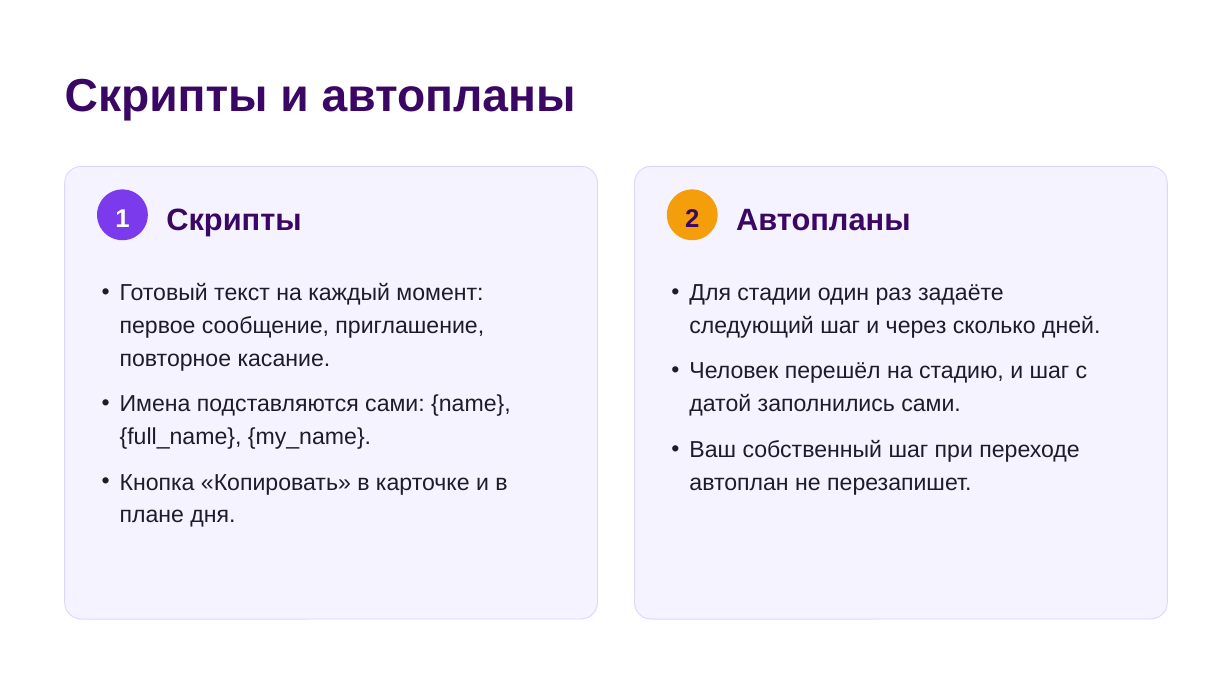
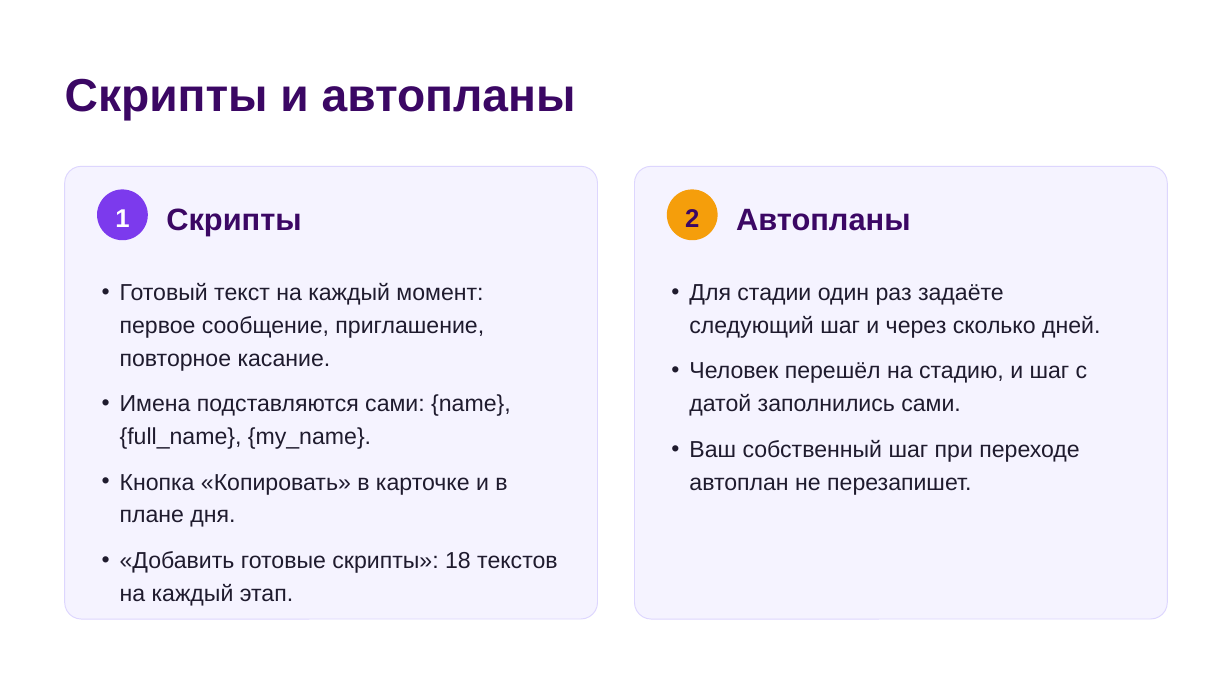
Before and after one commit to andreiyasinski89/Eagle-Control, a slide deck: slide 8 of public/guide/MeetOwl-presentation-ru.pptx (slide 7 before the commit). Drawn at 1232x693 pixels with LibreOffice and Linux fonts; fonts in the diff are those of the drawing. Boxes give left, top, right and bottom in pixels: in the first picture for what was removed or moved away, otherwise in the second. Text is boxed around its words. In the diff, an @@ line names an element or a change of style, - is before the commit and + after.

```diff
--- a/public/guide/MeetOwl-presentation-ru.pptx
+++ b/public/guide/MeetOwl-presentation-ru.pptx
@@ text at (120, 551, 557, 606): paragraph added @@
+• «Добавить готовые скрипты»: 18 текстов на каждый этап.
```
Also in this commit, not shown: 5 other slides changed, 4 slides added, 14 other files.
